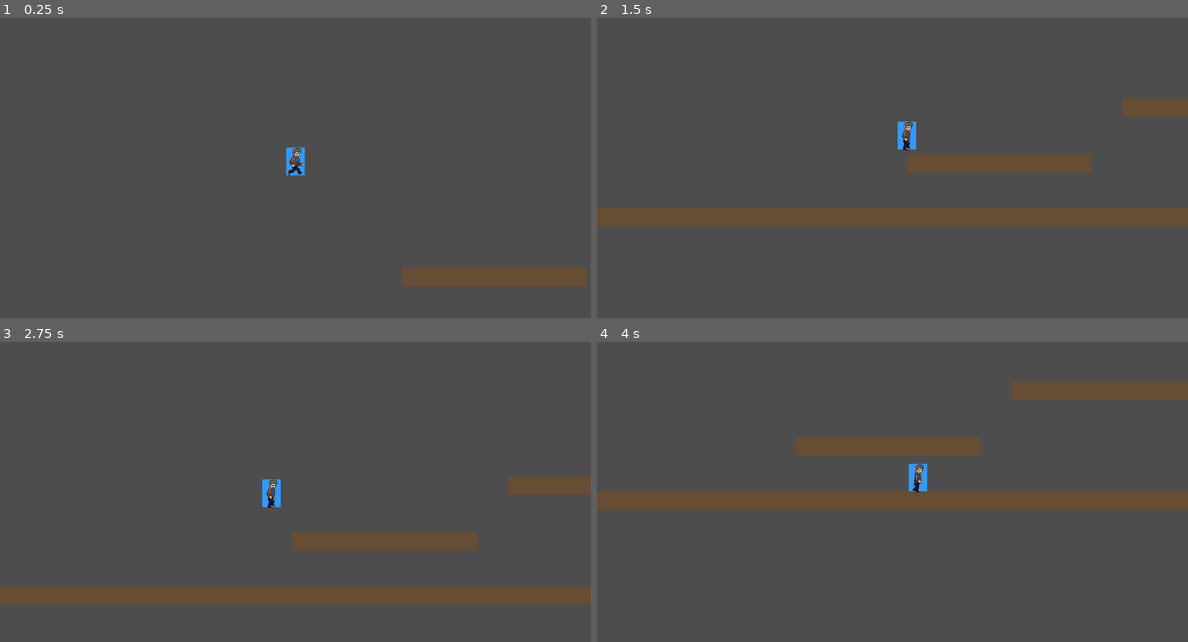
Above: before the commit, frames 1-4 (two rows, left to right).
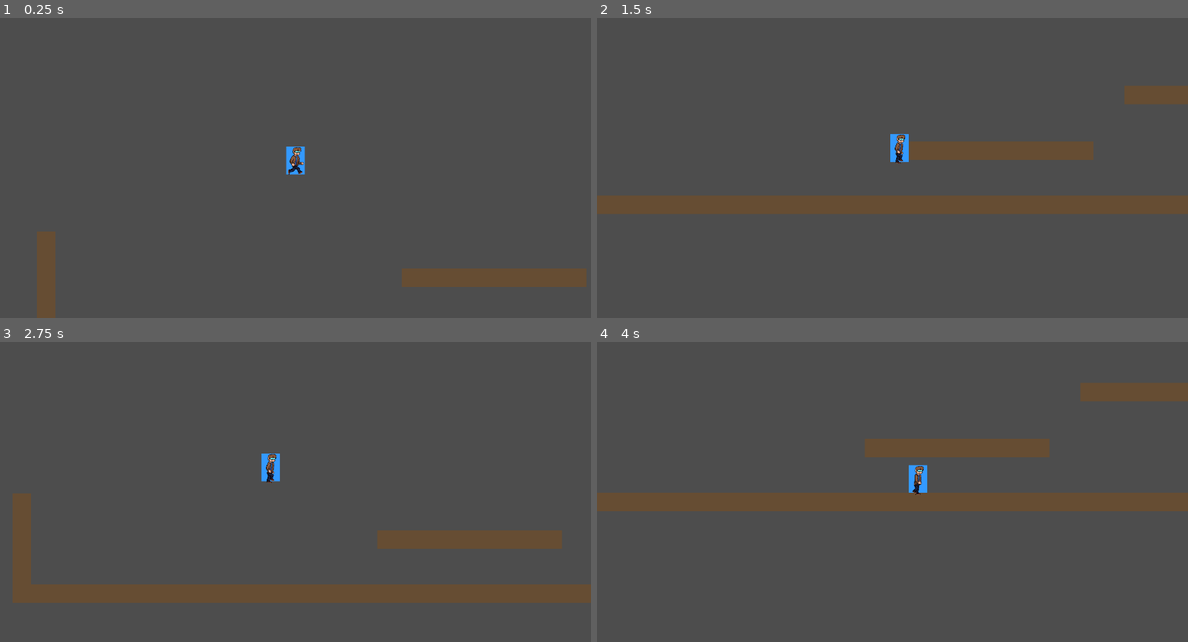
Above: after the commit, the same moments.

Repository: ShadowKnight-13/Platformer-Game
Game: Godot game, scene res://Main.tscn
Same seed, same stepped clock (60 frames per second), same inputs: the game is played once before the commit and once after it.
Inputs:
- Up to frame 1 (0.25 s): no input
- Up to frame 2 (1.5 s): hold D (move_right) from 0.53 s (still down); tap Space (jump) at 0.6, 0.77, 1.07, 1.35 s
- Up to frame 3 (2.75 s): tap Space (jump) at 1.52, 1.82, 2.1 s; release D (move_right) at 2.03 s; hold A (move_left) from 2.03 s (still down)
- Up to frame 4 (4 s): release A (move_left) at 2.78 s; hold D (move_right) from 2.78 s (still down); tap Space (jump) at 2.85, 3.02, 3.32, 3.6, 3.77 s

The runs differ from the first frame. In frame 1, 1.2% of the frame differs, in the area x 6-100%, y 42-100%; in frame 2, 12%, in the area x 0-100%, y 22-70%; in frame 3, 5.3%; in frame 4, 3.0%.

Commit message:
Working on wall jump

Diff:
--- a/Level.tscn
+++ b/Level.tscn
@@ -23,3 +23,7 @@
 [node name="Platform4" parent="." instance=ExtResource("1_qw8cm")]
 position = Vector2(1582, 255)
 scale = Vector2(1.5, 1)
+
+[node name="Platform" parent="." instance=ExtResource("1_qw8cm")]
+position = Vector2(-340, 483)
+rotation = 1.5707964
--- a/Player.gd
+++ b/Player.gd
@@ -2,11 +2,31 @@
 
 
 const SPEED = 300.0
-const JUMP_VELOCITY = -500.0
+const JUMP_HEIGHT: float = -500.0
+const FRICTION: float = 22.5
 
 # Get the gravity from the project settings to be synced with RigidBody nodes.
-var gravity = ProjectSettings.get_setting("physics/2d/default_gravity")
+#var gravity = ProjectSettings.get_setting("physics/2d/default_gravity")
+const GRAVITY_NORMAL: float = 14.5
+const GRAVITY_WALL: float = 8.5
+const WALL_JUMP_PUSH_FORCE: float = 100.0
+
+var wall_contact_coyote: float = 0.0
+const WALL_CONTACT_COYOTE_TIME: float = 0.2
+
+var wall_jump_lock: float = 0.0
+const WALL_JUMP_LOCK_TIME: float = 0.05
+
+var wall_stick_time := 0.0
+const WALL_STICK_DURATION := 0.5
+
+var look_dir_x: int = 1
+
 var health = 3
+var x_input: float = 0.0
+var velocity_weight_x := 0.15
+
+
 
 
 
@@ -20,13 +40,44 @@
 		health = 0
 
 func _physics_process(delta):
+
+	x_input = Input.get_axis("move_left", "move_right")
 	# Add the gravity.
-	if not is_on_floor():
-		velocity.y += gravity * delta
+	#if not is_on_floor() and velocity.y > 0 and is_on_wall() and velocity.x !=0:
+	if is_on_wall() and not is_on_floor():
+		if wall_stick_time < WALL_STICK_DURATION:
+			wall_stick_time += delta
+			velocity.y = 0  # stick to wall
+		else:
+			velocity.y = GRAVITY_WALL  # start sliding
+			look_dir_x = sign(velocity.x)
+			wall_contact_coyote = WALL_CONTACT_COYOTE_TIME
+	else:
+		wall_stick_time = 0.0
+		wall_contact_coyote -= delta
+		velocity.y += GRAVITY_NORMAL
+		#look_dir_x = sign(velocity.x)
+		#wall_contact_coyote = WALL_CONTACT_COYOTE_TIME
+		#velocity.y = GRAVITY_WALL
+	#else:
+		#wall_contact_coyote -= delta
+		#velocity.y += GRAVITY_NORMAL
 
-	# Handle jump.
-	if Input.is_action_just_pressed("jump") and is_on_floor():
-		velocity.y = JUMP_VELOCITY
+	if is_on_floor() or wall_contact_coyote> 0.0:
+		if Input.is_action_just_pressed("jump"):
+			velocity.y = JUMP_HEIGHT
+			if wall_contact_coyote >0.0:
+				velocity.x = -look_dir_x * WALL_JUMP_PUSH_FORCE
+				wall_jump_lock = WALL_JUMP_LOCK_TIME
+
+	if wall_jump_lock > 0.0:
+		wall_jump_lock -= delta
+		velocity.x = lerp(velocity.x, x_input * SPEED,velocity_weight_x *0.5)
+	else:
+		velocity.x = lerp(velocity.x,x_input * SPEED, velocity_weight_x)
+
+	print("on_wall: ", is_on_wall(), "   vel.x: ", velocity.x)
+
 
 	# Get the input direction and handle the movement/deceleration.
 	var direction = Input.get_axis("move_left", "move_right")
--- a/Player.tscn
+++ b/Player.tscn
@@ -5,6 +5,21 @@
 
 [sub_resource type="RectangleShape2D" id="RectangleShape2D_v6p7n"]
 size = Vector2(40, 60)
+
+[sub_resource type="Animation" id="Animation_e80uo"]
+length = 0.001
+tracks/0/type = "value"
+tracks/0/imported = false
+tracks/0/enabled = true
+tracks/0/path = NodePath("Sprite2D:frame")
+tracks/0/interp = 1
+tracks/0/loop_wrap = true
+tracks/0/keys = {
+"times": PackedFloat32Array(0),
+"transitions": PackedFloat32Array(1),
+"update": 1,
+"values": [2]
+}
 
 [sub_resource type="Animation" id="Animation_kne1u"]
 resource_name = "Run"
@@ -21,21 +36,6 @@
 "transitions": PackedFloat32Array(1, 1, 1, 1, 1, 1, 1, 1, 1, 1),
 "update": 1,
 "values": [2, 3, 4, 5, 6, 7, 8, 9, 10, 11]
-}
-
-[sub_resource type="Animation" id="Animation_e80uo"]
-length = 0.001
-tracks/0/type = "value"
-tracks/0/imported = false
-tracks/0/enabled = true
-tracks/0/path = NodePath("Sprite2D:frame")
-tracks/0/interp = 1
-tracks/0/loop_wrap = true
-tracks/0/keys = {
-"times": PackedFloat32Array(0),
-"transitions": PackedFloat32Array(1),
-"update": 1,
-"values": [2]
 }
 
 [sub_resource type="AnimationLibrary" id="AnimationLibrary_cxr5p"]
Not shown, changed: README.md
